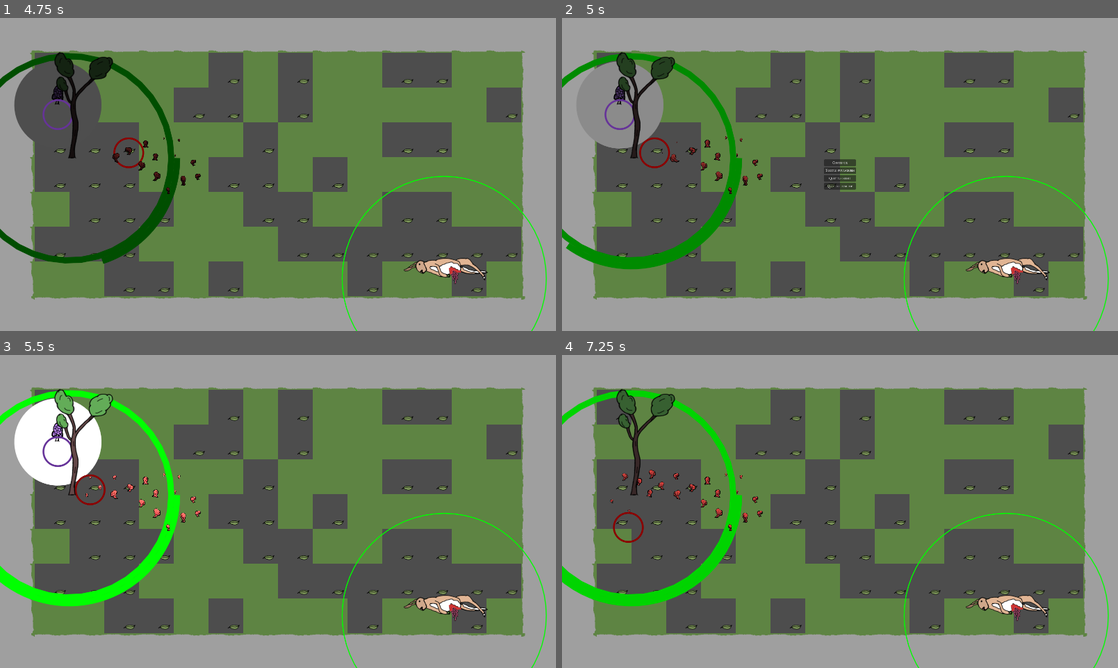
Above: before the commit, frames 1-4 (two rows, left to right).
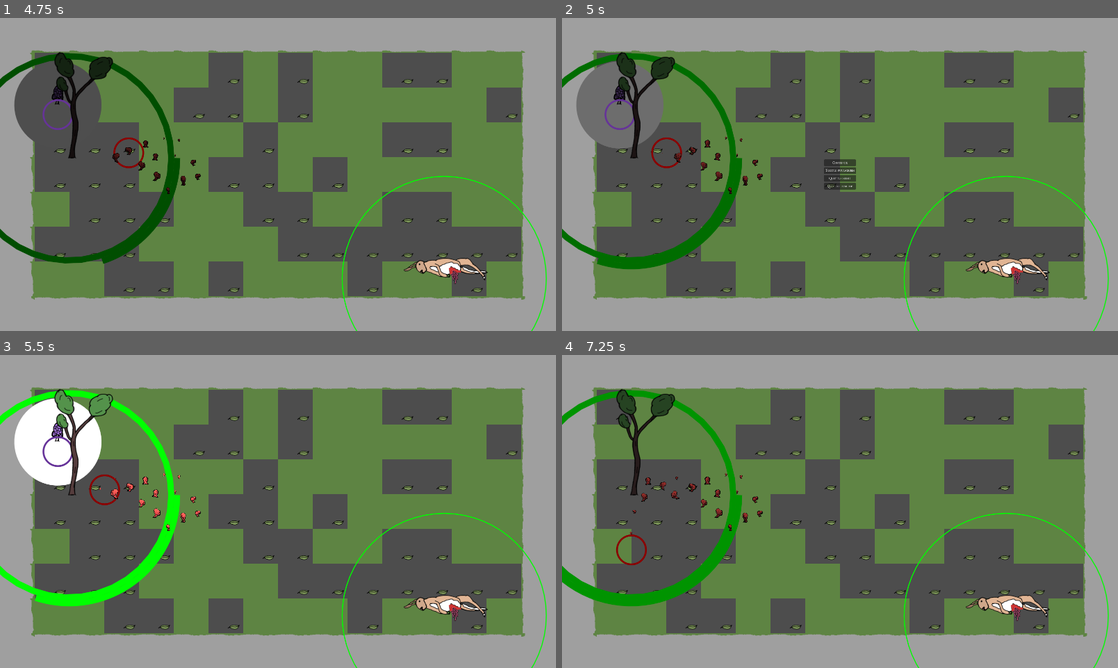
Above: after the commit, the same moments.

Repository: carcinizer/slavic-2025
Game: Godot game, scene res://scenes/main_menu.tscn
The game is run twice, just before and just after one commit, with the same random seed, the same clock (stepped at 60 frames per second) and the same inputs.
Inputs:
- Up to frame 1 (4.75 s): click "Play" at 0.5 s; tap Enter at 1.25 s; hold Right (right1) 1.28-2.03 s; tap S (down2) at 1.35, 4.35 s; hold Down (down1) 2.03-2.78 s; tap A (left2) at 2.1 s; hold Right (right1) 2.78-3.53 s; tap D (right2) at 2.85 s; hold Up (up1) 3.53-4.28 s; tap W (up2) at 3.6 s; hold Left (left1) from 4.28 s (still down)
- Up to frame 2 (5 s): keep holding Left (left1); tap Escape (pause) at 4.9 s
- Up to frame 3 (5.5 s): release Left (left1) at 5 s; click "Continue" at 5 s
- Up to frame 4 (7.25 s): hold Left (left1) 5.78-6.53 s; tap A (left2) at 5.85 s; hold Down (down1) from 6.53 s (still down); tap D (right2) at 6.6 s

Frame 1 is identical in both runs. In frame 2, 5.3% of the frame differs, in the area x 0-36%, y 11-81%; in frame 3, 0.8%; in frame 4, 3.3%.

Commit message:
Add pause to pause menu

Diff:
--- a/scenes/pause_menu.tscn
+++ b/scenes/pause_menu.tscn
@@ -3,6 +3,7 @@
 [ext_resource type="Script" uid="uid://diegqaoh2uo56" path="res://src/ui/pause_menu.gd" id="1_n87rw"]
 
 [node name="PauseMenu" type="CanvasLayer"]
+process_mode = 3
 script = ExtResource("1_n87rw")
 
 [node name="VBoxContainer" type="VBoxContainer" parent="."]
--- a/src/ui/pause_menu.gd
+++ b/src/ui/pause_menu.gd
@@ -3,10 +3,12 @@
 func _process(_delta: float) -> void:
 	if Input.is_action_just_pressed("pause"):
 		visible = not visible
+		get_tree().paused = not get_tree().paused
 
 
 func _on_continue_pressed() -> void:
 	visible = false
+	get_tree().paused = false
 
 func _on_quit_to_menu_pressed() -> void:
 	get_tree().change_scene_to_file("res://scenes/main_menu.tscn")
@@ -17,3 +19,7 @@
 
 func _on_toggle_full_screen_pressed() -> void:
 	GLOB.settings.fullscreen = not GLOB.settings.fullscreen
+
+# Unpause on quit to menu and other unexpected events
+func _exit_tree() -> void:
+	get_tree().paused = false
